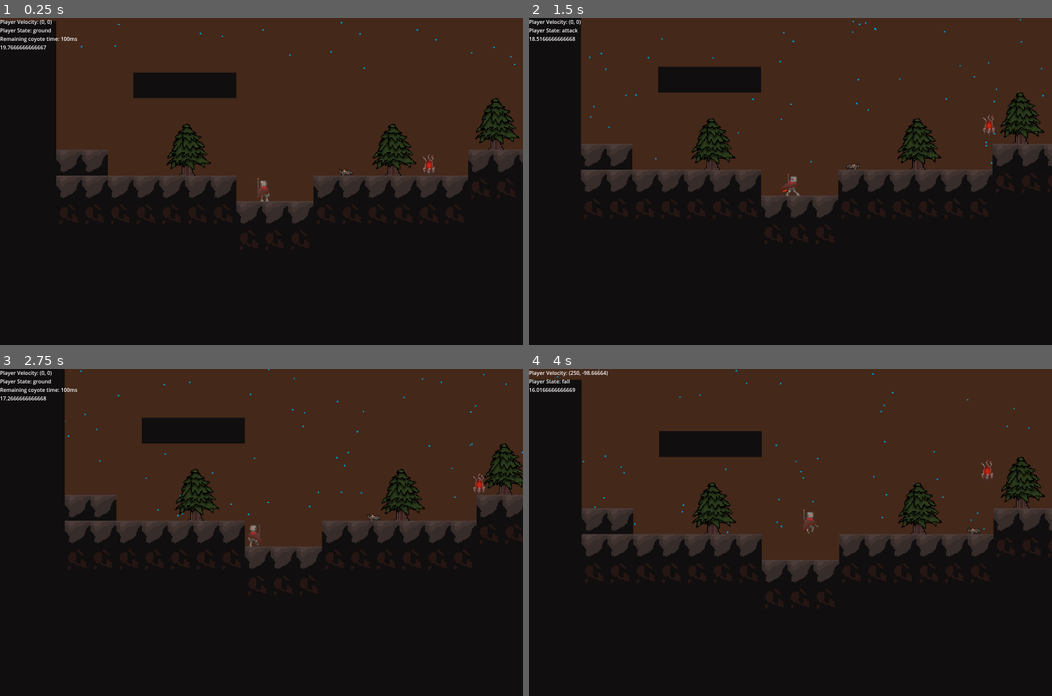
Above: before the commit, frames 1-4 (two rows, left to right).
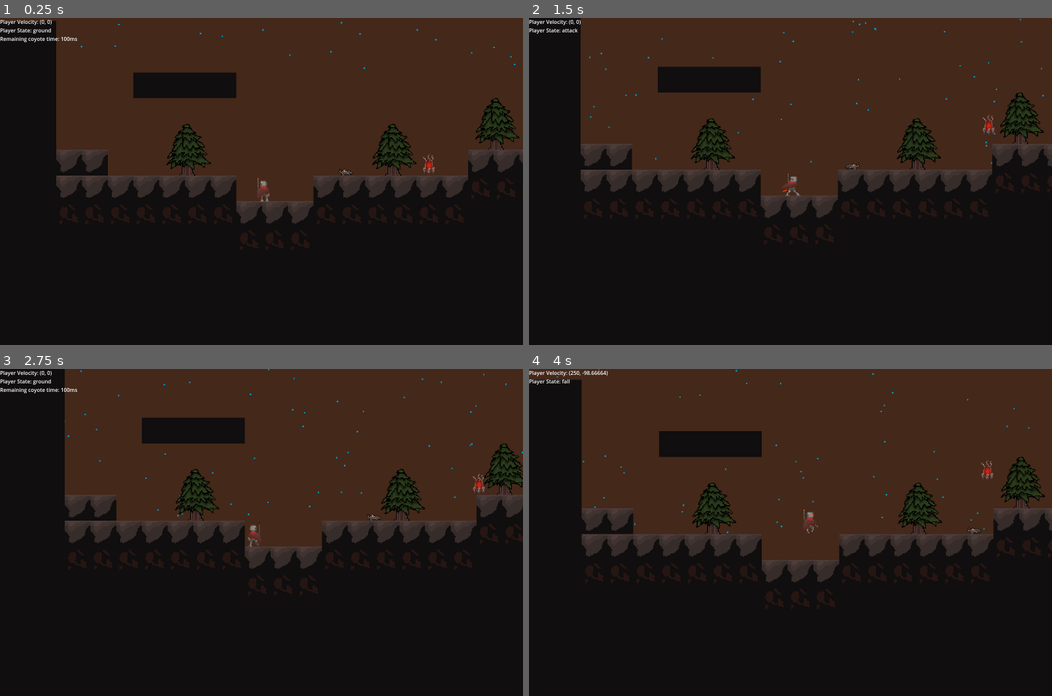
Above: after the commit, the same moments.

Repository: Rowan-Nag/Metroidvania
Game: Godot game, scene res://node_2d.tscn
Same seed, same stepped clock (60 frames per second), same inputs: the game is played once before the commit and once after it.
Inputs (mouse positions are in pixels of both pictures, inside the frame that each line leads up to):
- Up to frame 1 (0.25 s): no input
- Up to frame 2 (1.5 s): move the mouse to (905, 165) at 0.52 s; hold D (Right) from 0.53 s (still down); click (905, 165) at 0.6 s; tap Space (Jump) at 0.77 s; move the mouse to (685, 197) at 1.27 s; tap Shift (Dash) at 1.35 s
- Up to frame 3 (2.75 s): tap Space (Jump) at 1.52 s; move the mouse to (313, 460) at 2.02 s; release D (Right) at 2.03 s; hold A (Left) from 2.03 s (still down); right-click (313, 460) at 2.1 s
- Up to frame 4 (4 s): move the mouse to (764, 597) at 2.77 s; release A (Left) at 2.78 s; hold D (Right) from 2.78 s (still down); tap Q (Shield) at 2.85 s; tap Space (Jump) at 3.02, 3.77 s; move the mouse to (947, 581) at 3.52 s; click (947, 581) at 3.6 s

The runs differ from the first frame. In frame 1, less than 0.1% of the frame differs, in the area x 0-98%, y 8-55%; in frame 2, 0.6%, in the area x 0-99%, y 0-60%; in frame 3, 0.1%; in frame 4, less than 0.1%.

Commit message:
removed lightningrod from node2d for merge

Diff:
--- a/node_2d.tscn
+++ b/node_2d.tscn
@@ -9,7 +9,6 @@
 [ext_resource type="Texture2D" uid="uid://cvplq1unqx155" path="res://Sprites/idleTick.png" id="7_afuxq"]
 [ext_resource type="PackedScene" uid="uid://b7gxparcwu871" path="res://Enemies/enemy_contact_damage.tscn" id="8_718tb"]
 [ext_resource type="Script" path="res://Scripts/Enemies/Enemy.gd" id="13_fdn5j"]
-[ext_resource type="PackedScene" uid="uid://bhcdn1fmk5ph5" path="res://lightning_rod.tscn" id="14_o306r"]
 [ext_resource type="Script" path="res://Scripts/DebugUI.gd" id="16_we7n4"]
 [ext_resource type="Texture2D" uid="uid://qxsqpdenonfa" path="res://Sprites/ratcapidle.png" id="17_n7u6j"]
 [ext_resource type="Script" path="res://Scripts/Enemies/EnemyPatrolState.gd" id="18_xtxc6"]
@@ -282,6 +281,3 @@
 
 [node name="chase" type="Node" parent="Game/RatCapEnemy/state_machine"]
 script = ExtResource("19_i8cm7")
-
-[node name="lightning_rod" parent="Game" instance=ExtResource("14_o306r")]
-lightningInterval = 20.0
Not shown: 1 places in node_2d.tscn that only renumber resources
